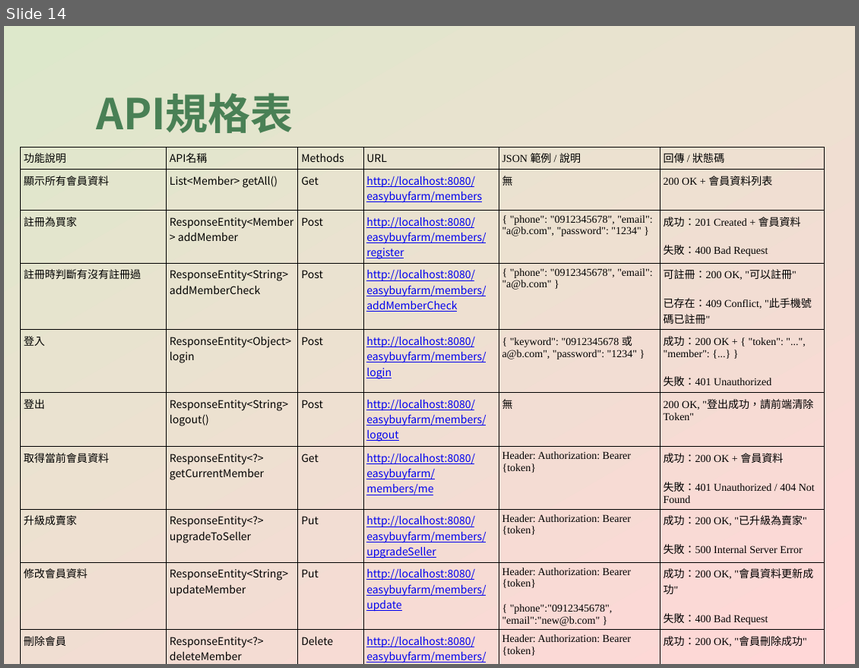
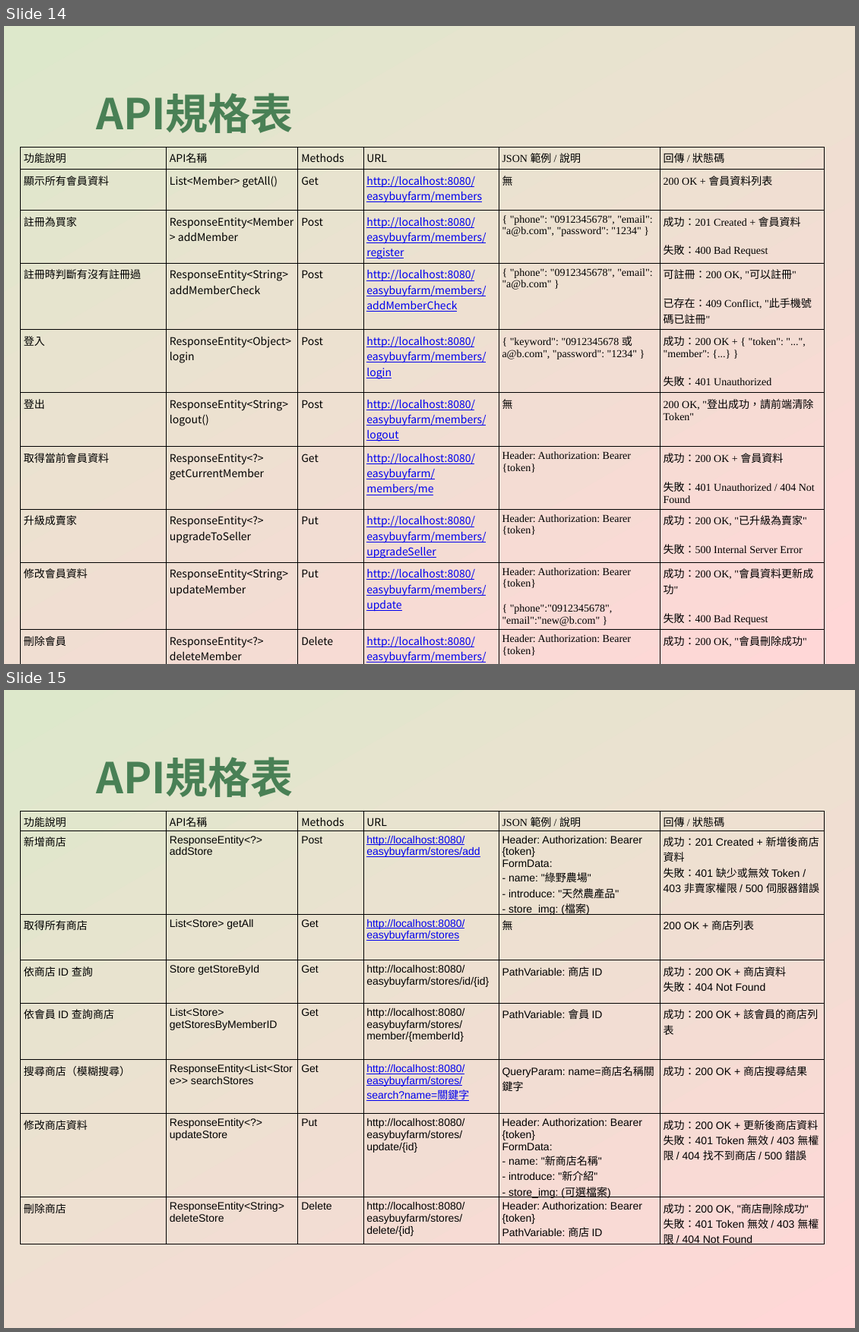
Before and after one commit to CYX1025/EasyBuyFarm, a slide deck: EasyBuyFarm_專案簡報.pptx. Shown one above the other, each under a label of ours: slide 14 before the commit, slides 14 and 15 after it. The pictures are 859x668 and 859x1332 pixels, drawn with LibreOffice and Linux fonts; fonts in the diff are those of the drawing. Boxes give left, top, right and bottom in pixels: in the first picture for what was removed or moved away, otherwise in the second. Text is boxed around its words. In the diff, an @@ line names an element or a change of style, - is before the commit and + after.

```diff
--- a/EasyBuyFarm_專案簡報.pptx
+++ b/EasyBuyFarm_專案簡報.pptx
@@ slide 15 added at [4,690,855,1328], background gradient #DDE8CB to #FFD7D7 @@
@@ text added at [96,757,294,797], 36 pt, text #498055, bold @@
+API規格表
@@ table added at [20,811,824,1319], 8 rows, 6 columns @@
+功能說明 | API名稱 | Methods | URL | JSON 範例 / 說明 | 回傳 / 狀態碼
+新增商店 | ResponseEntity<?> addStore | Post | http://localhost:8080/easybuyfarm/stores/add | Header: Authorization: Bearer {token} / FormData: / - name: "綠野農場" / - introduce: "天然農產品" / - store_img: (檔案) | 成功：201 Created + 新增後商店資料 / 失敗：401 缺少或無效 Token / 403 非賣家權限 / 500 伺服器錯誤
+取得所有商店 | List<Store> getAll | Get | http://localhost:8080/easybuyfarm/stores | 無 | 200 OK + 商店列表
+依商店 ID 查詢 | Store getStoreById | Get | http://localhost:8080/easybuyfarm/stores/id/{id} | PathVariable: 商店 ID | 成功：200 OK + 商店資料 / 失敗：404 Not Found
+依會員 ID 查詢商店 | List<Store> getStoresByMemberID | Get | http://localhost:8080/easybuyfarm/stores/member/{memberId} | PathVariable: 會員 ID | 成功：200 OK + 該會員的商店列表
+搜尋商店（模糊搜尋） | ResponseEntity<List<Store>> searchStores | Get | http://localhost:8080/easybuyfarm/stores/search?name=關鍵字 | QueryParam: name=商店名稱關鍵字 | 成功：200 OK + 商店搜尋結果
+修改商店資料 | ResponseEntity<?> updateStore | Put | http://localhost:8080/easybuyfarm/stores/update/{id} | Header: Authorization: Bearer {token} / FormData: / - name: "新商店名稱" / - introduce: "新介紹" / - store_img: (可選檔案) | 成功：200 OK + 更新後商店資料 / 失敗：401 Token 無效 / 403 無權限 / 404 找不到商店 / 500 錯誤
+刪除商店 | ResponseEntity<String> deleteStore | Delete | http://localhost:8080/easybuyfarm/stores/delete/{id} | Header: Authorization: Bearer {token} / PathVariable: 商店 ID | 成功：200 OK, "商店刪除成功" / 失敗：401 Token 無效 / 403 無權限 / 404 Not Found
```
Also in this commit, not shown: 1 slide changed, 3 other slides added.
